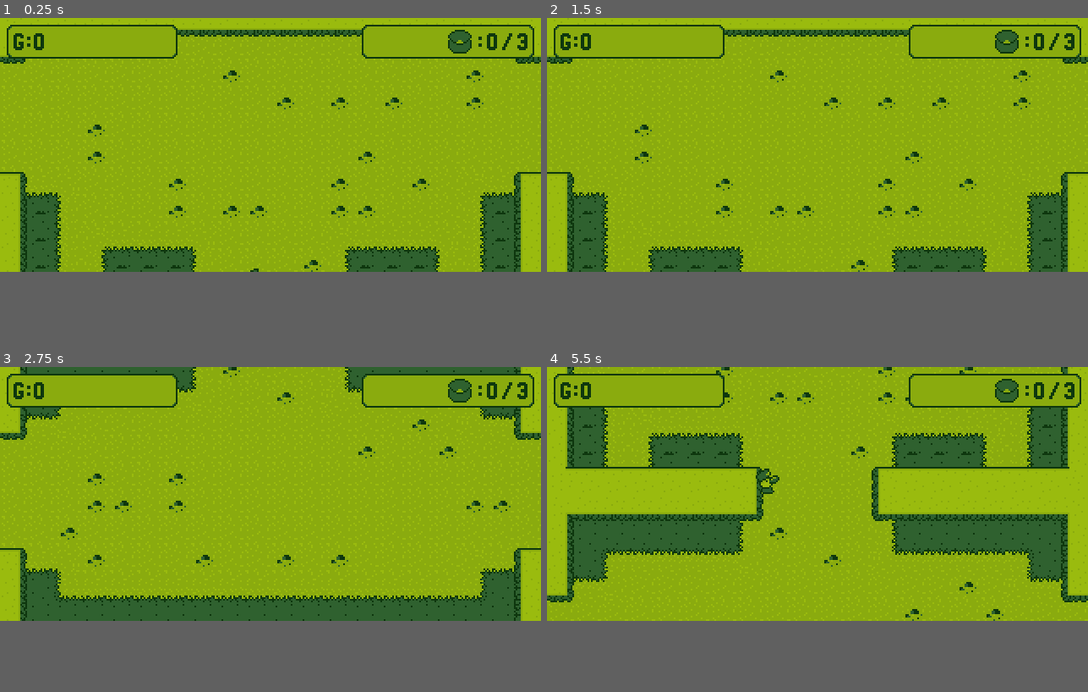
Above: before the commit, frames 1-4 (two rows, left to right).
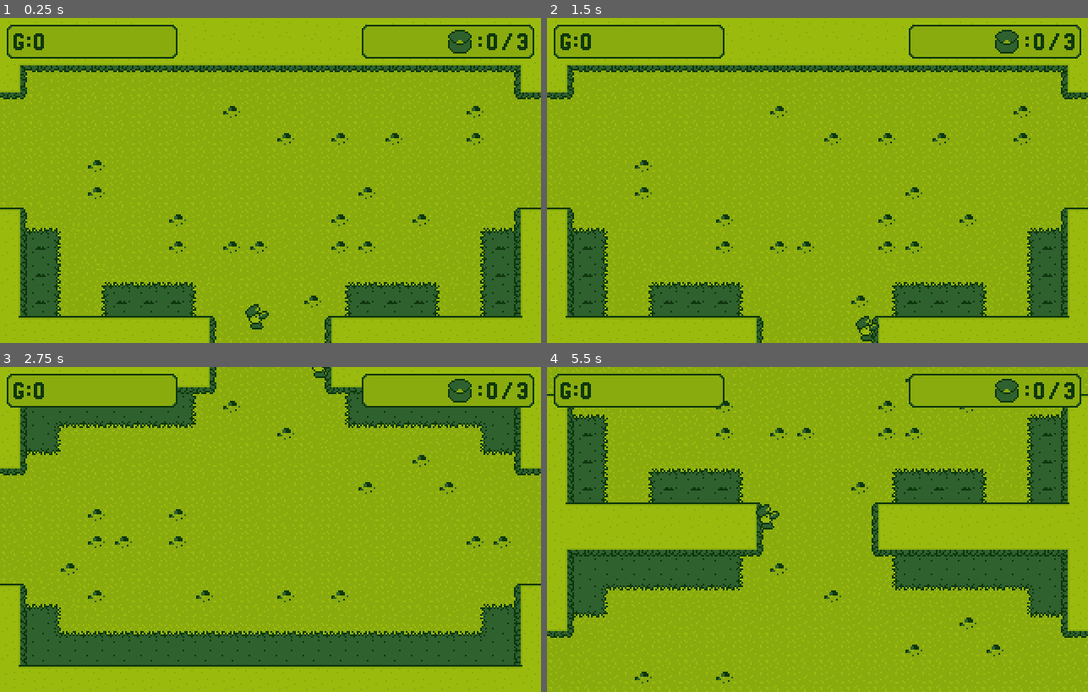
Above: after the commit, the same moments.

Repository: MrPiedPiper/LD46
Game: Godot game, scene res://scenes/main/Main.tscn
Same seed, same stepped clock (60 frames per second), same inputs: the game is played once before the commit and once after it. The project has no main scene, so this scene is started directly.
Inputs (mouse positions are in pixels of both pictures, inside the frame that each line leads up to):
- Up to frame 1 (0.25 s): no input
- Up to frame 2 (1.5 s): tap Enter at 0.5 s; move the mouse to (936, 131) at 0.52 s; hold Right (ui_right) 0.53-1.28 s; right-click (936, 131) at 0.6 s; move the mouse to (709, 157) at 1.27 s; hold Down (ui_down) from 1.28 s (still down); right-click (709, 157) at 1.35 s
- Up to frame 3 (2.75 s): move the mouse to (324, 438) at 2.02 s; release Down (ui_down) at 2.03 s; hold Right (ui_right) from 2.03 s (still down); right-click (324, 438) at 2.1 s
- Up to frame 4 (5.5 s): tap Space at 2.75 s; move the mouse to (790, 545) at 2.77 s; release Right (ui_right) at 2.78 s; hold Up (ui_up) 2.78-3.53 s; right-click (790, 545) at 2.85 s; move the mouse to (979, 532) at 3.52 s; hold Left (ui_left) 3.53-5.03 s; right-click (979, 532) at 3.6 s; move the mouse to (655, 454) at 4.27 s; right-click (655, 454) at 4.35 s; move the mouse to (844, 493) at 5.02 s; hold Down (ui_down) from 5.03 s (still down); right-click (844, 493) at 5.1 s
In our replay, the window is 640x300 before the commit and 640x384 after it. These sizes can differ from the game's own. Grey fills any space a smaller window leaves; there, only what the larger window draws over its background counts as a difference.

The runs differ from the first frame. In frame 1, 15% of the frame differs, in the area x 0-100%, y 3-100%; in frame 2, 15%; in frame 3, 29%, in the area x 0-100%, y 0-100%; in frame 4, 27%.

Commit message:
Change windows size

Diff:
--- a/project.godot
+++ b/project.godot
@@ -21,9 +21,9 @@
 [display]
 
 window/size/width=320
-window/size/height=150
-window/size/test_width=1920
-window/size/test_height=720
+window/size/height=192
+window/size/test_width=1280
+window/size/test_height=768
 window/stretch/mode="2d"
 window/stretch/aspect="keep_width"
 
